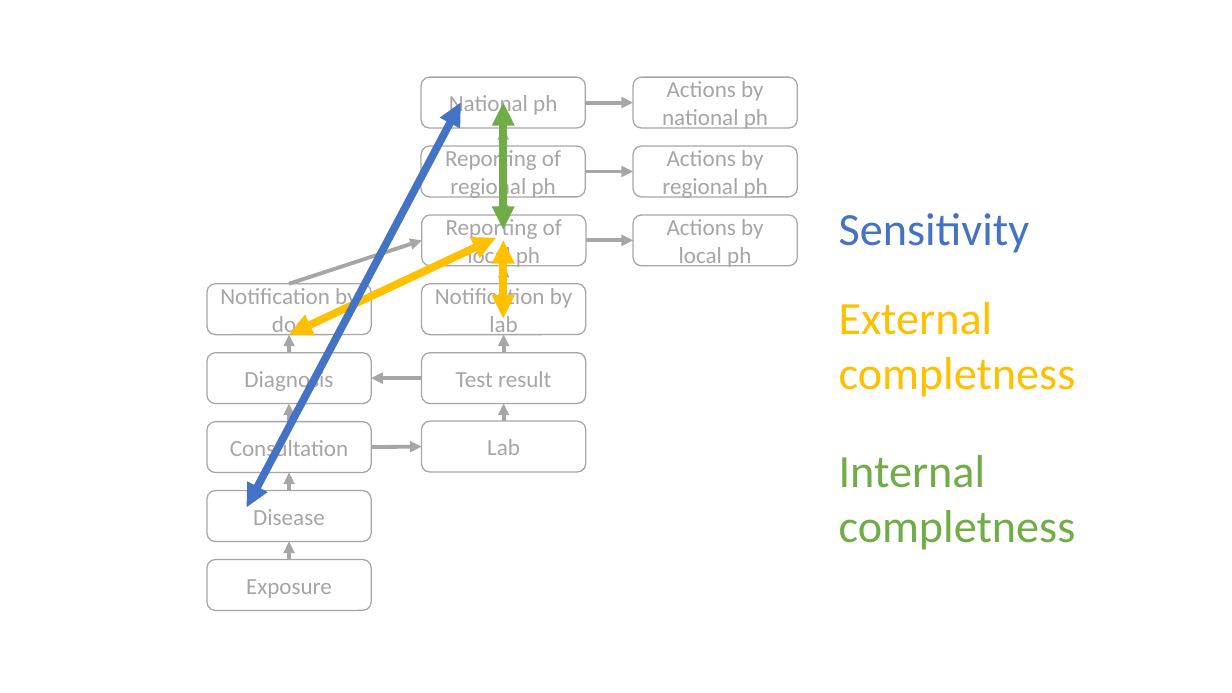
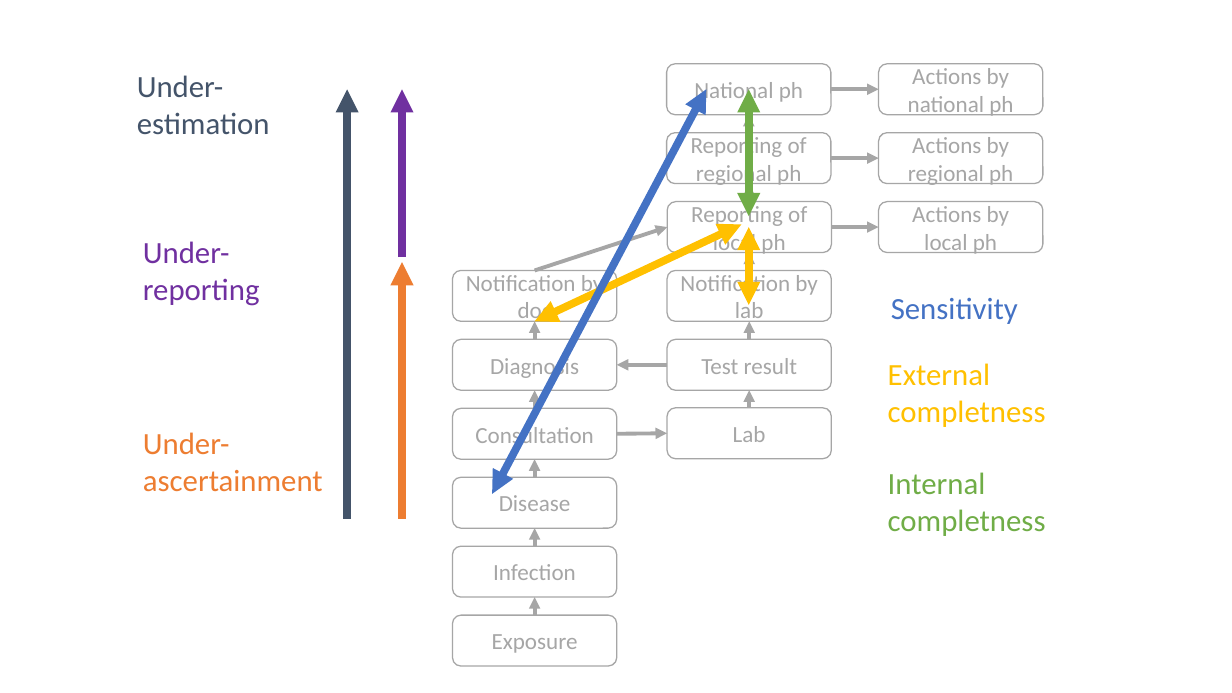
Before and after one commit to jakobschumacher/infectious-disease-surveillance, a slide deck: slide 1 of img/attributes_sensitivity.pptx. Drawn at 1232x693 pixels with LibreOffice and Linux fonts; fonts in the diff are those of the drawing. Boxes give left, top, right and bottom in pixels: in the first picture for what was removed or moved away, otherwise in the second. Text is boxed around its words. In the diff, an @@ line names an element or a change of style, - is before the commit and + after.

```diff
--- a/img/attributes_sensitivity.pptx
+++ b/img/attributes_sensitivity.pptx
@@ text added at [137, 75, 270, 134], 24 pt, text #44546A @@
+Under- estimation
@@ arrow added from (348, 518) to (348, 90), #44546A 6 pt @@
@@ arrow added from (402, 257) to (402, 90), #7030A0 6 pt @@
@@ 15 arrows, 12 rounded rectangles, 4 double arrows: place and size @@
-15 arrows, 12 rounded rectangles, 4 double arrows at [207, 77, 798, 560]
+15 arrows, 12 rounded rectangles, 4 double arrows at [453, 64, 1043, 546]
@@ text added at [143, 241, 260, 306], 24 pt, text #7030A0 @@
+Under- reporting
@@ arrow added from (402, 518) to (402, 262), #ED7D31 6 pt @@
@@ text "Sensitivity": place and size @@
-text "Sensitivity" at [839, 213, 1030, 253]
+text "Sensitivity" at [891, 297, 1018, 324]
@@ text "Sensitivity" at [891, 297, 1018, 324]: size 36 to 24 pt @@
@@ text at [888, 363, 1046, 427]: text changed; size 36 to 24 pt @@
-External completness
+External
+completness
@@ rounded rectangle "Consultation": place and size @@
-rounded rectangle "Consultation" at [207, 421, 372, 472]
+rounded rectangle "Consultation" at [453, 409, 617, 459]
@@ text added at [143, 432, 323, 492], 24 pt, text #ED7D31 @@
+Under-
+ascertainment
@@ text at [888, 472, 1046, 536]: text changed; size 36 to 24 pt @@
-Internal completness
+Internal
+completness
@@ rounded rectangle added at [453, 546, 617, 597], outline #A6A6A6 1 pt, 18 pt, text #A6A6A6 @@
+Infection
@@ arrow added from (535, 616) to (535, 597), #A6A6A6 3 pt @@
@@ rounded rectangle "Exposure": place and size @@
-rounded rectangle "Exposure" at [207, 560, 372, 611]
+rounded rectangle "Exposure" at [453, 616, 617, 666]
```
Also in this commit, not shown: 49 other files.
